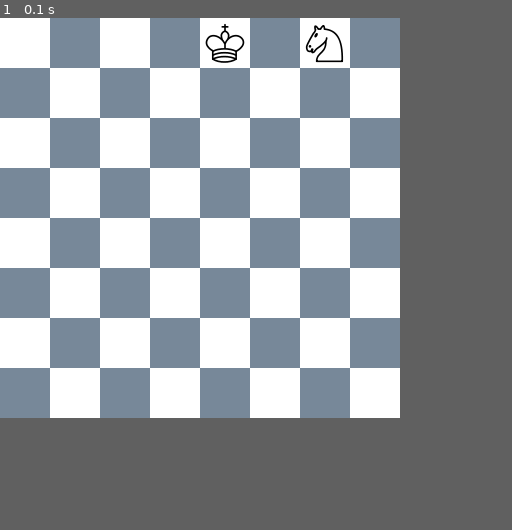
Above: before the commit, frame 1.
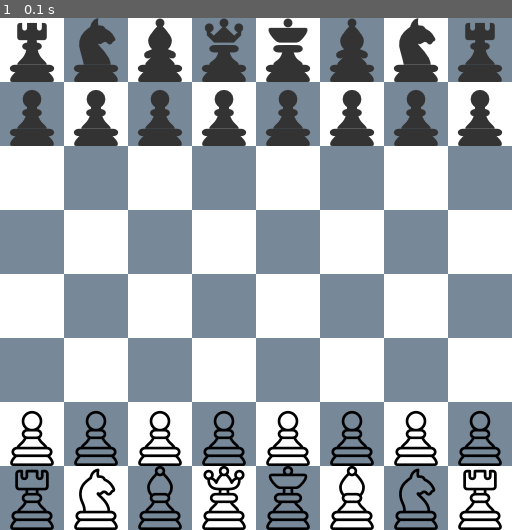
Above: after the commit, the same moment.

Repository: dantevergil304/chess-pygame
Game: pygame game, started from game.py
Same seed, same stepped clock (60 frames per second), same inputs: the game is played once before the commit and once after it.
Inputs:
- Up to frame 1 (0.1 s): no input
The window is 400x400 before the commit and 512x512 after it. Grey fills any space a smaller window leaves; there, only what the larger window draws over its background counts as a difference.

The runs differ from the first frame. In frame 1, 57% of the frame differs, in the area x 0-100%, y 0-100%.

Commit message:
Add the whole pieces and Update Texture

Diff:
--- a/board.py
+++ b/board.py
@@ -19,18 +19,46 @@
         self.board.append(['R', 'N', 'B', 'Q', 'K', 'B', 'N', 'R'])"""
 
     def setPiece(self, Type, color, x, y):
-        if Type == Type.King:
+        if Type == pType.King:
             self.board[x][y] = King(color, (x, y))
-        elif Type == Type.Knight:
+        elif Type == pType.Knight:
             self.board[x][y] = Knight(color, (x, y))
+        elif Type == pType.Rook:
+            self.board[x][y] = Rook(color, (x, y))
+        elif Type == pType.Bishop:
+            self.board[x][y] = Bishop(color, (x, y))
+        elif Type == pType.Queen:
+            self.board[x][y] = Queen(color, (x, y))
+        elif Type == pType.Pawn:
+            self.board[x][y] = Pawn(color, (x, y))
 
     def initBoard(self):
         for i in range(8):
             self.board.append([])
             for j in range(8):
                 self.board[i].append('.')
-        self.setPiece(pType.King, pColor.White, 0, 4)
-        self.setPiece(pType.Knight, pColor.White, 0, 6)
+        # Black Pieces
+        self.setPiece(pType.Rook, pColor.Black, 0, 0)
+        self.setPiece(pType.Knight, pColor.Black, 0, 1)
+        self.setPiece(pType.Bishop, pColor.Black, 0, 2)
+        self.setPiece(pType.Queen, pColor.Black, 0, 3)
+        self.setPiece(pType.King, pColor.Black, 0, 4)
+        self.setPiece(pType.Bishop, pColor.Black, 0, 5)
+        self.setPiece(pType.Knight, pColor.Black, 0, 6)
+        self.setPiece(pType.Rook, pColor.Black, 0, 7)
+        for j in range(8):
+            self.setPiece(pType.Pawn, pColor.Black, 1, j)
+        # White Pieces
+        self.setPiece(pType.Rook, pColor.White, 7, 0)
+        self.setPiece(pType.Knight, pColor.White, 7, 1)
+        self.setPiece(pType.Bishop, pColor.White, 7, 2)
+        self.setPiece(pType.Queen, pColor.White, 7, 3)
+        self.setPiece(pType.King, pColor.White, 7, 4)
+        self.setPiece(pType.Bishop, pColor.White, 7, 5)
+        self.setPiece(pType.Knight, pColor.White, 7, 6)
+        self.setPiece(pType.Rook, pColor.White, 7, 7)
+        for j in range(8):
+            self.setPiece(pType.Pawn, pColor.White, 6, j)
 
     def isNotBlank(self, x, y):
         return self.board[x][y] != '.'
@@ -43,10 +71,21 @@
                     color = WHITE
                 drawTile(i, j, color)
                 if self.board[i][j] != '.':
+                    c = 'black'
+                    if self.board[i][j].color == pColor.White:
+                        c = 'white'
                     if self.board[i][j].Type == pType.King:
-                        displayImage(i, j, './white/king.png')
+                        displayImage(i, j, './' + c + '/King.png')
                     elif self.board[i][j].Type == pType.Knight:
-                        displayImage(i, j, './white/knight.png')
+                        displayImage(i, j, './' + c + '/Knight.png')
+                    elif self.board[i][j].Type == pType.Rook:
+                        displayImage(i, j, './' + c + '/Rook.png')
+                    elif self.board[i][j].Type == pType.Bishop:
+                        displayImage(i, j, './' + c + '/Bishop.png')
+                    elif self.board[i][j].Type == pType.Queen:
+                        displayImage(i, j, './' + c + '/Queen.png')
+                    elif self.board[i][j].Type == pType.Pawn:
+                        displayImage(i, j, './' + c + '/Pawn.png')
 
     def move(self, from_x, from_y, to_x, to_y):
         if (to_x, to_y) in self.board[from_x][from_y].validMoves():
--- a/graphic.py
+++ b/graphic.py
@@ -2,10 +2,10 @@
 import sys
 from pygame.locals import *
 
-TILESIZE = 50
+TILESIZE = 64
 
-WINDOWWIDTH = 400
-WINDOWHEIGHT = 400
+WINDOWWIDTH = 512
+WINDOWHEIGHT = 512
 
 FPS = 15
 
--- a/piece.py
+++ b/piece.py
@@ -46,3 +46,50 @@
         Piece.__init__(self, pType.Knight, color, pos)
         self.choices = [(-1, -2), (-2, -1), (-2, 1), (-1, 2),
                         (1, 2), (2, 1), (2, -1), (1, -2)]
+
+
+class Rook(Piece):
+
+    def __init__(self, color, pos):
+        Piece.__init__(self, pType.Rook, color, pos)
+        self.choices = []
+        for i in range(7):
+            self.choices.append((0, i + 1))
+            self.choices.append((0, -(i + 1)))
+            self.choices.append((i + 1, 0))
+            self.choices.append((-(i + 1), 0))
+
+
+class Bishop(Piece):
+
+    def __init__(self, color, pos):
+        Piece.__init__(self, pType.Bishop, color, pos)
+        self.choices = []
+        for i in range(7):
+            self.choices.append((-(i + 1), -(i + 1)))
+            self.choices.append((i + 1, i + 1))
+            self.choices.append((-(i + 1), i + 1))
+            self.choices.append((i + 1, -(i + 1)))
+
+
+class Queen(Piece):
+
+    def __init__(self, color, pos):
+        Piece.__init__(self, pType.Queen, color, pos)
+        self.choices = []
+        for i in range(7):
+            self.choices.append((0, i + 1))
+            self.choices.append((0, -(i + 1)))
+            self.choices.append((i + 1, 0))
+            self.choices.append((-(i + 1), 0))
+            self.choices.append((-(i + 1), -(i + 1)))
+            self.choices.append((i + 1, i + 1))
+            self.choices.append((-(i + 1), i + 1))
+            self.choices.append((i + 1, -(i + 1)))
+
+
+class Pawn(Piece):
+
+    def __init__(self, color, pos):
+        Piece.__init__(self, pType.Pawn, color, pos)
+        self.choices = [(1, 0)]
Binary file added: black/Bishop.png
Binary file added: black/King.png
Binary file added: black/Knight.png
Binary file added: black/Pawn.png
Binary file added: black/Queen.png
Binary file added: black/Rook.png
Binary file added: white/Bishop.png
Binary file added: white/King.png
Binary file added: white/Knight.png
Binary file added: white/Pawn.png
Binary file added: white/Queen.png
Binary file added: white/Rook.png
